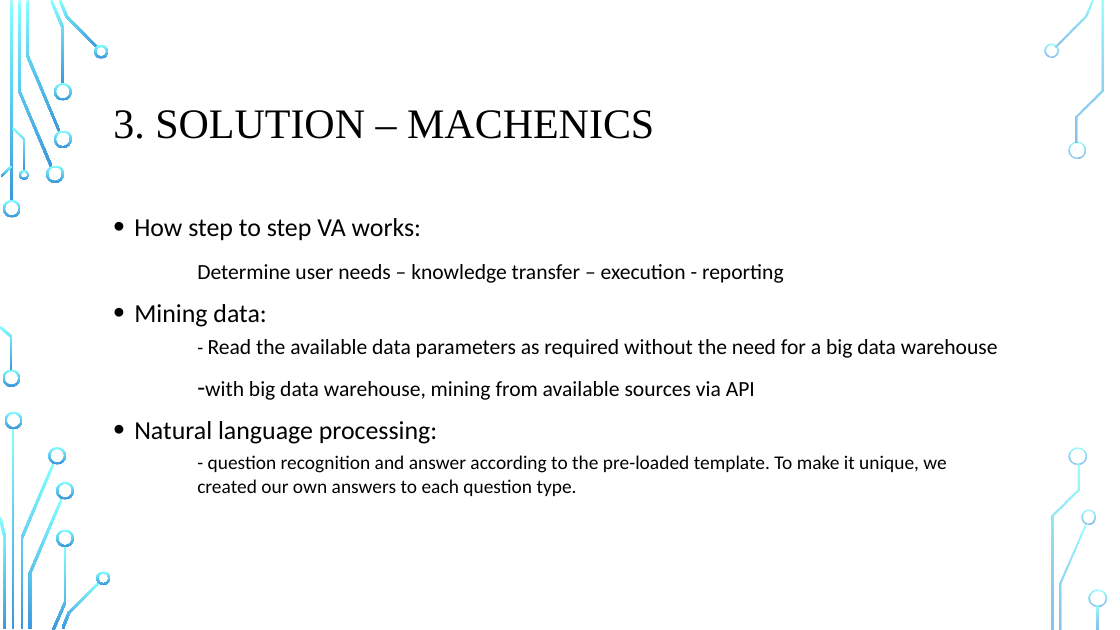
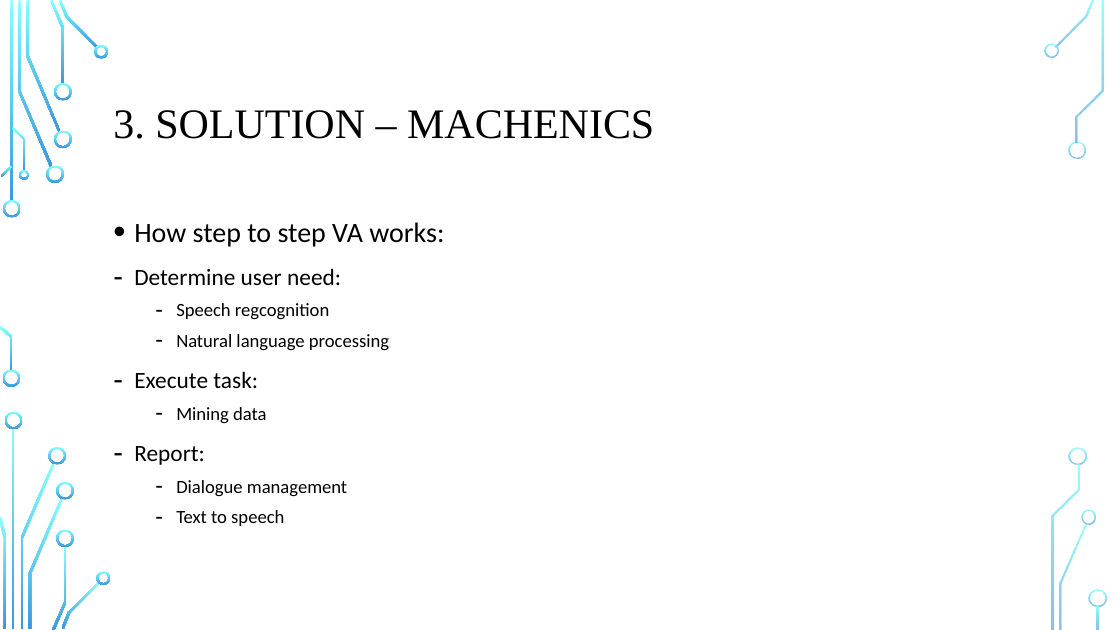
Before and after one commit to VNeseTalkingBush/IIT_asm_3, a slide deck: slide 4 of Group6_IIT_A3_Presentation.pptx. Drawn at 1120x630 pixels with LibreOffice and Linux fonts; fonts in the diff are those of the drawing; background and template pictures are left out. Boxes give left, top, right and bottom in pixels: in the first picture for what was removed or moved away, otherwise in the second. Text is boxed around its words. In the diff, an @@ line names an element or a change of style, - is before the commit and + after.

Commit message:
update

```diff
--- a/Group6_IIT_A3_Presentation.pptx
+++ b/Group6_IIT_A3_Presentation.pptx
@@ text at bbox=[134, 222, 444, 247]: size 22.2 to 24 pt in "How step to step VA works:"; line spacing 1 to 1.1 @@
@@ text at bbox=[134, 268, 389, 526]: text changed; size 18.5 to 16 pt @@
-Determine user needs – knowledge transfer – execution - reporting
-• Mining data:
-    - Read the available data parameters as required without the need for a big data warehouse
--with big data warehouse, mining from available sources via API
-• Natural language processing:
-    - question recognition and answer according to the pre-loaded template. To make it unique, we created our own answers to each question type.
+– Determine user need:
+  – Speech regcognition
+  – Natural language processing
+– Execute task:
+  – Mining data
+– Report:
+  – Dialogue management
+  – Text to speech
```
